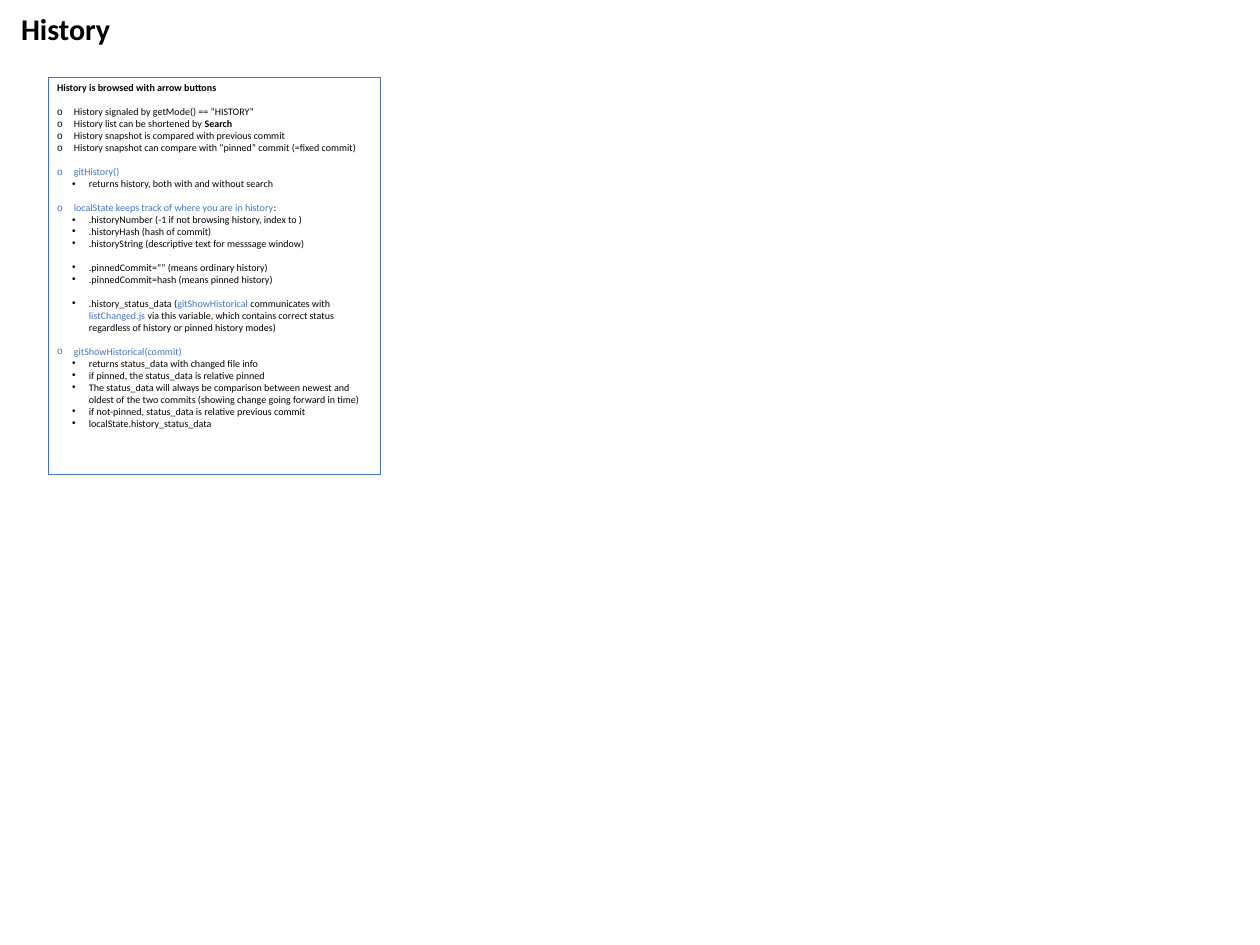
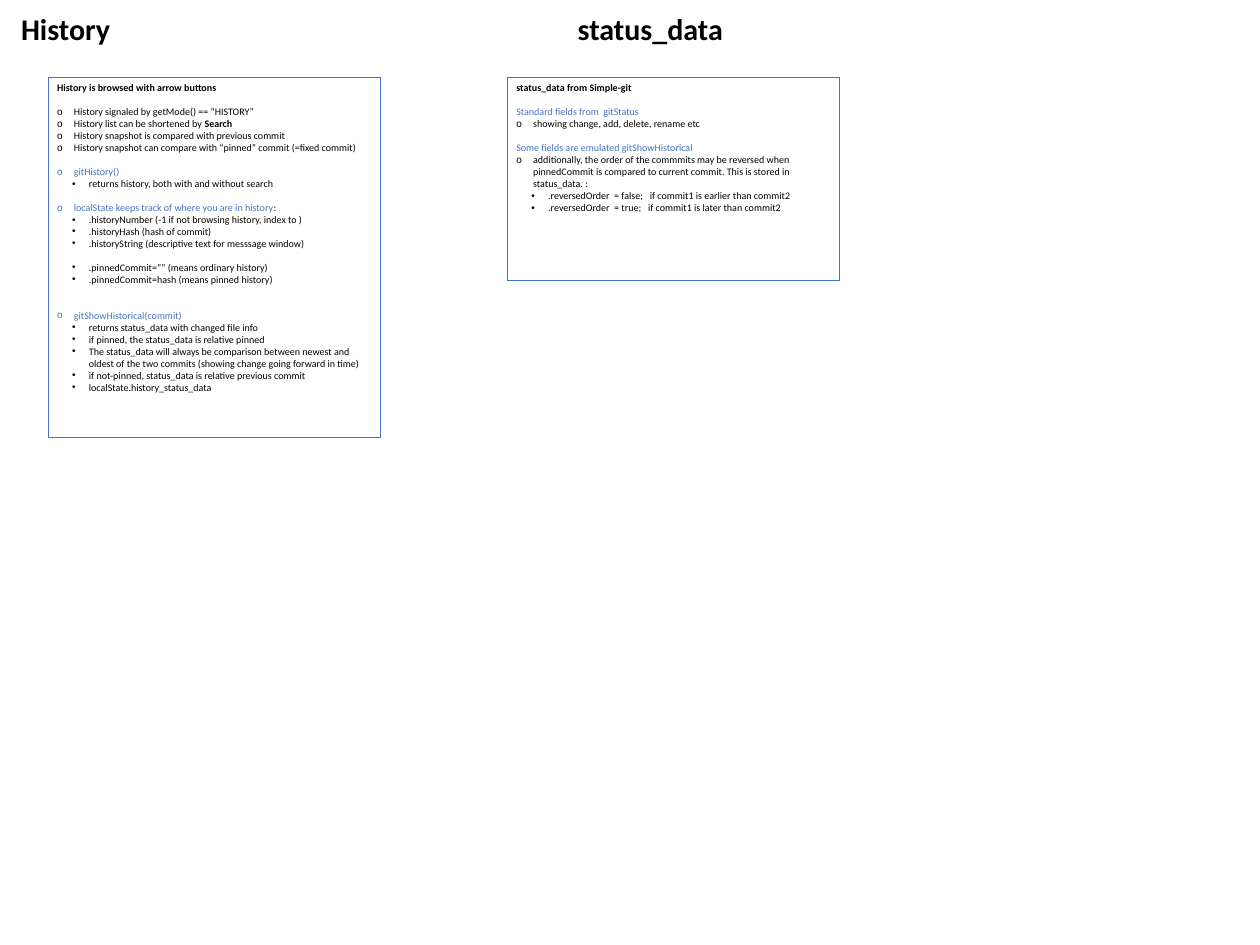
Before and after one commit to pragma-git/pragma-git, a slide deck: slide 2 of docs/Tech-overview.pptx. Drawn at 1260x945 pixels with LibreOffice and Linux fonts; fonts in the diff are those of the drawing. Boxes give left, top, right and bottom in pixels: in the first picture for what was removed or moved away, otherwise in the second. Text is boxed around its words. In the diff, an @@ line names an element or a change of style, - is before the commit and + after.

```diff
--- a/docs/Tech-overview.pptx
+++ b/docs/Tech-overview.pptx
@@ text added at (578,19,723,45), 24 pt, text #000000, bold @@
+status_data
@@ rectangle "History is browsed with arrow ...": place and size @@
-rectangle "History is browsed with arrow ..." at (49,77,381,474)
+rectangle "History is browsed with arrow ..." at (49,77,381,438)
@@ rectangle added at (508,77,840,281), fill #FFFFFF, outline #4472C4 0.75 pt, 8 pt, text #000000 @@
+status_data from Simple-git
+Standard fields from gitStatus
+o showing change, add, delete, rename etc
+Some fields are emulated gitShowHistorical
+o additionally, the order of the commmits may be reversed when pinnedCommit is compared to current commit. This is stored in status_data. :
+  • .reversedOrder = false; if commit1 is earlier than commit2
+  • .reversedOrder = true; if commit1 is later than commit2
@@ text in rectangle at (89,300,334,333): paragraph removed @@
-  • .history_status_data (gitShowHistorical communicates with listChanged.js via this variable, which contains correct status regardless of history or pinned history modes)
```
Also in this commit, not shown: 2 other files.
